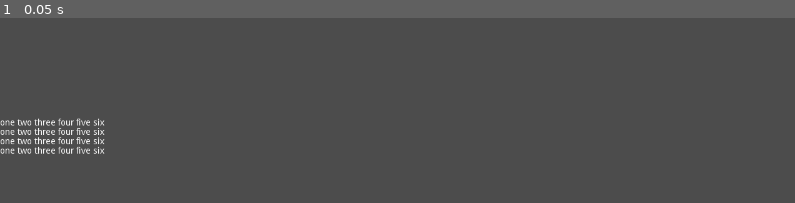
Above: before the commit, frame 1.
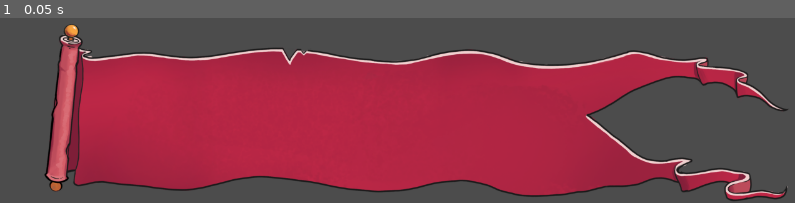
Above: after the commit, the same moment.

Repository: cufbom/nanoreno22
Game: Godot game, scene res://Dialog.tscn
The game is run twice, just before and just after one commit, with the same random seed, the same clock (stepped at 60 frames per second) and the same inputs. This scene is started directly instead of the project's main scene.
Inputs:
- Up to frame 1 (0.05 s): no input

The runs differ from the first frame. In frame 1, 56% of the frame differs, in the area x 0-100%, y 3-99%.

Commit message:
Fonts and textbox.

Diff:
--- a/Dialog.tscn
+++ b/Dialog.tscn
@@ -1,4 +1,18 @@
-[gd_scene format=2]
+[gd_scene load_steps=5 format=2]
+
+[ext_resource path="res://ui/textbox.png" type="Texture" id=1]
+[ext_resource path="res://ui/SakuSaku Custom.ttf" type="DynamicFontData" id=2]
+
+[sub_resource type="DynamicFont" id=1]
+size = 28
+font_data = ExtResource( 2 )
+
+[sub_resource type="DynamicFont" id=2]
+size = 24
+outline_size = 1
+outline_color = Color( 0, 0, 0, 1 )
+use_filter = true
+font_data = ExtResource( 2 )
 
 [node name="Dialog" type="Control"]
 anchor_right = 1.0
@@ -7,12 +21,36 @@
 "_edit_use_anchors_": false
 }
 
+[node name="TextureRect" type="TextureRect" parent="."]
+anchor_right = 1.0
+anchor_bottom = 1.0
+texture = ExtResource( 1 )
+expand = true
+stretch_mode = 5
+__meta__ = {
+"_edit_use_anchors_": false
+}
+
 [node name="RichTextLabel" type="RichTextLabel" parent="."]
 anchor_top = 1.0
 anchor_right = 1.0
 anchor_bottom = 1.0
-margin_top = -135.0
+margin_left = 140.0
+margin_top = -217.0
+margin_right = -315.0
+margin_bottom = -50.0
+custom_fonts/bold_font = SubResource( 1 )
+custom_fonts/normal_font = SubResource( 2 )
+bbcode_enabled = true
+bbcode_text = "one two three four five six
+one two three four five six
+one [b]two[/b] three four five six
+one two three four five six"
 text = "one two three four five six
 one two three four five six
 one two three four five six
 one two three four five six"
+scroll_active = false
+__meta__ = {
+"_edit_use_anchors_": false
+}
Binary file added: ui/textbox.png
Not shown, added: ui/textbox.png.import
Not shown, changed: .gitignore
Not shown, changed: reference.pur
Not shown, added: ui/.textbox.kra-autosave.kra
Not shown, added: ui/Gen Jyuu Gothic Bold.ttf
Not shown, added: ui/Gen Jyuu Gothic Heavy.ttf
Not shown, added: ui/Gen Jyuu Gothic Regular.ttf
Not shown, added: ui/GenJyuuGothic-Regular-Italic.ttf
Not shown, added: ui/textbox.kra
